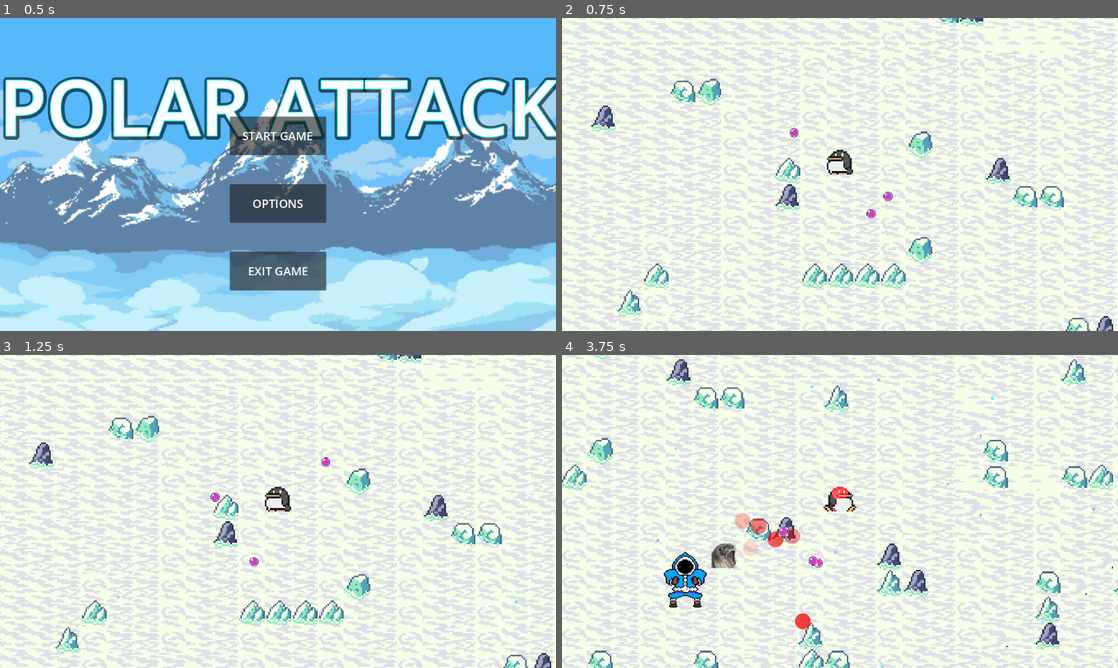
Above: before the commit, frames 1-4 (two rows, left to right).
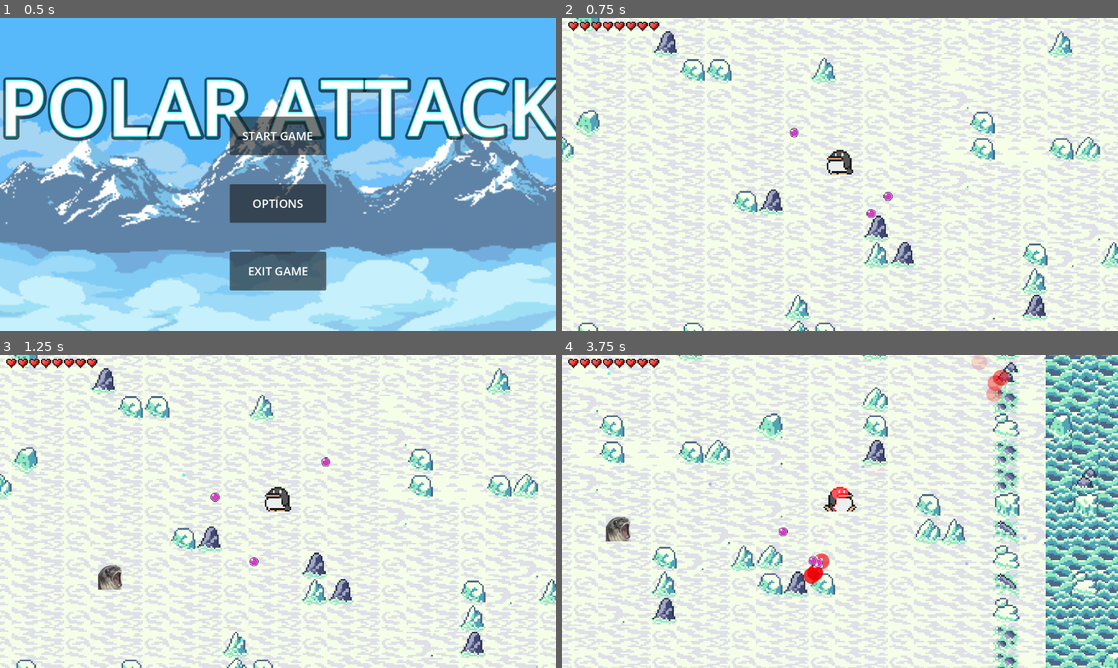
Above: after the commit, the same moments.

Repository: fossaplex/PolarAttack
Game: Godot game, scene res://Scenes/MainMenu/main_menu.tscn
Two runs of this game, one before a commit and one after it. Both use one fixed random seed, a clock stepped at 60 frames per second and the inputs below.
Inputs (mouse positions are in pixels of both pictures, inside the frame that each line leads up to):
- Up to frame 1 (0.5 s): no input
- Up to frame 2 (0.75 s): click "START GAME" at 0.5 s
- Up to frame 3 (1.25 s): no input
- Up to frame 4 (3.75 s): tap Enter at 1.25 s; move the mouse to (962, 495) at 1.27 s; press the mouse at (962, 495) at 1.28 s; hold D (move_right) 1.28-2.03 s; move the mouse to (728, 527) at 2.02 s; release the mouse at (728, 527) at 2.03 s; hold S (move_down) 2.03-2.78 s; right-click (728, 527) at 2.1 s; move the mouse to (895, 442) at 2.77 s; press the mouse at (895, 442) at 2.78 s; hold D (move_right) 2.78-3.53 s; move the mouse to (812, 574) at 3.52 s; release the mouse at (812, 574) at 3.53 s; hold W (move_up) from 3.53 s (still down); right-click (812, 574) at 3.6 s; click (812, 574) at 3.67 s

Frame 1 is identical in both runs. In frame 2, 41% of the frame differs, in the area x 0-100%, y 0-100%; in frame 3, 42%; in frame 4, 53%.

Commit message:
added health system base

Diff:
--- /dev/null
+++ b/Scenes/HUD/HUD.tscn
@@ -0,0 +1,11 @@
+[gd_scene load_steps=2 format=3 uid="uid://b3rgaiu2l3rq"]
+
+[ext_resource type="PackedScene" uid="uid://dqk7vvugrnxnu" path="res://Scenes/Hearts/Heart/Heart.tscn" id="1_gtvn8"]
+
+[node name="Hud" type="CanvasLayer"]
+
+[node name="ScoreLabel" type="Label" parent="."]
+offset_right = 40.0
+offset_bottom = 23.0
+
+[node name="Node2D" parent="." instance=ExtResource("1_gtvn8")]
--- /dev/null
+++ b/Scenes/Hearts/Heart/Heart.gd
@@ -0,0 +1,34 @@
+extends Node2D
+
+# Export an integer property that will represent the HeartState enum in the editor.
+var heart_state = 0 : set = set_heart_state, get = get_heart_state
+var is_ready = false
+
+func _ready():
+	is_ready = true
+	# Any other ready-time initializations.
+# Use a separate variable to hold the health state as a string, if necessary.
+func showHeart(value):
+	if is_ready:
+		match value:
+			2: # FUll
+				$HeartFull.visible = true
+				$HeartHalfFull.visible = false
+				$HeartEmpty.visible = false
+			1: # HALF FULL
+				$HeartFull.visible = false
+				$HeartHalfFull.visible = true
+				$HeartEmpty.visible = false
+			0: # EMPTY
+				$HeartFull.visible = false
+				$HeartHalfFull.visible = false
+				$HeartEmpty.visible = true
+
+# Getter function for heart_state, ensuring it returns the current health state.
+func get_heart_state() -> String:
+	return heart_state
+
+# Setter function for heart_state, ensures it only accepts valid enum values.
+func set_heart_state(value):
+		heart_state = value
+		showHeart(value)
--- /dev/null
+++ b/Scenes/Hearts/Heart/Heart.tscn
@@ -0,0 +1,25 @@
+[gd_scene load_steps=5 format=3 uid="uid://dqk7vvugrnxnu"]
+
+[ext_resource type="Script" path="res://Scenes/Hearts/Heart/Heart.gd" id="1_n77ok"]
+[ext_resource type="Texture2D" uid="uid://bjkcdxkooqr0" path="res://Graphics/Spritesheets/heart_full.png" id="2_1cbur"]
+[ext_resource type="Texture2D" uid="uid://cqcogqcwu2lge" path="res://Graphics/Spritesheets/heart_half_full.png" id="3_h5ojh"]
+[ext_resource type="Texture2D" uid="uid://c11gsfidn5wea" path="res://Graphics/Spritesheets/heart_empty.png" id="4_nhjjh"]
+
+[node name="Node2D" type="Node2D"]
+scale = Vector2(0.1, 0.1)
+script = ExtResource("1_n77ok")
+
+[node name="HeartFull" type="Sprite2D" parent="."]
+texture = ExtResource("2_1cbur")
+region_enabled = true
+region_rect = Rect2(314, 328, 64, 57)
+
+[node name="HeartHalfFull" type="Sprite2D" parent="."]
+texture = ExtResource("3_h5ojh")
+region_enabled = true
+region_rect = Rect2(315, 328, 64, 57)
+
+[node name="HeartEmpty" type="Sprite2D" parent="."]
+texture = ExtResource("4_nhjjh")
+region_enabled = true
+region_rect = Rect2(315, 328, 63, 57)
--- /dev/null
+++ b/Scenes/Hearts/HeartsContainer.gd
@@ -0,0 +1,49 @@
+extends Node2D
+
+@export var total_health = 16
+@export var heart_width = 5
+@export var padding = 2
+var current_health = total_health
+var total_hearts = ceil(total_health / 2.0)
+var heart_scene = preload("res://Scenes/Hearts/Heart/Heart.tscn")
+
+var hearts = []
+
+
+
+# Called when the node enters the scene tree for the first time.
+func _ready():
+	for i in range(total_hearts):
+			var heart_instance = heart_scene.instantiate()
+			add_child(heart_instance)
+			hearts.append(heart_instance)
+			var x_position = i * (heart_width + padding)
+			heart_instance.position = Vector2(x_position, 0)
+	set_health(total_health)
+		# Position the hearts appropriately here
+
+func set_health(health_points):
+	var total_points = health_points
+	for heart in hearts:
+		if total_points >= 2:
+			heart.set_heart_state(2)
+			total_points -= 2
+		elif total_points == 1:
+			heart.set_heart_state(1)
+			total_points -= 1
+		else:
+			heart.set_heart_state(0)
+
+func get_health():
+	return current_health
+
+func subtract_health(value):
+	current_health -= value
+	set_health(current_health)
+
+func add_health(value):
+	current_health += value
+	set_health(current_health)
+# Called every frame. 'delta' is the elapsed time since the previous frame.
+func _process(delta):
+	pass
--- /dev/null
+++ b/Scenes/Hearts/HeartsContainer.tscn
@@ -0,0 +1,6 @@
+[gd_scene load_steps=2 format=3 uid="uid://c4xpq8iffsd5t"]
+
+[ext_resource type="Script" path="res://Scenes/Hearts/HeartsContainer.gd" id="1_3h64p"]
+
+[node name="HeartsContainer" type="Node2D"]
+script = ExtResource("1_3h64p")
--- a/Scenes/Levels/Level.tscn
+++ b/Scenes/Levels/Level.tscn
@@ -4,7 +4,7 @@
 [ext_resource type="PackedScene" uid="uid://bw72hruorpjco" path="res://Scenes/Player/Player.tscn" id="1_siijq"]
 [ext_resource type="PackedScene" uid="uid://3j3i1mox6gns" path="res://Scenes/Map/map.tscn" id="2_gs7rd"]
 [ext_resource type="AudioStream" uid="uid://dt1cy7i75mhnu" path="res://Sounds/song_1.mp3" id="3_dm7rh"]
-[ext_resource type="Texture2D" uid="uid://bjkcdxkooqr0" path="res://Graphics/Spritesheets/heart_full.png" id="4_qe6vn"]
+[ext_resource type="PackedScene" uid="uid://c4xpq8iffsd5t" path="res://Scenes/Hearts/HeartsContainer.tscn" id="5_d1brm"]
 [ext_resource type="PackedScene" uid="uid://b7dv846tam46k" path="res://Scenes/Spawner/Enemy Spawner.tscn" id="5_xa74c"]
 [ext_resource type="AudioStream" uid="uid://bit6conjtq8a0" path="res://Sounds/blizzard ominous.mp3" id="6_05ye3"]
 
@@ -40,43 +40,20 @@
 [node name="Player" parent="." instance=ExtResource("1_siijq")]
 z_index = 1
 y_sort_enabled = true
-position = Vector2(-152, -86)
+position = Vector2(50, -9)
 
 [node name="Camera2D" type="Camera2D" parent="Player"]
+z_index = 2
 scale = Vector2(21.9447, -0.00869699)
 zoom = Vector2(3.41, 3.41)
 
-[node name="Sprite2D" type="Sprite2D" parent="Player/Camera2D"]
-position = Vector2(-100, -53)
-scale = Vector2(0.1, 0.1)
-texture = ExtResource("4_qe6vn")
-region_enabled = true
-region_rect = Rect2(314.81, 328.567, 63.5649, 56.6212)
-
-[node name="Sprite2D2" type="Sprite2D" parent="Player/Camera2D"]
-position = Vector2(-93, -53)
-scale = Vector2(0.1, 0.1)
-texture = ExtResource("4_qe6vn")
-region_enabled = true
-region_rect = Rect2(314.81, 328.567, 63.5649, 56.6212)
-
-[node name="Sprite2D3" type="Sprite2D" parent="Player/Camera2D"]
-position = Vector2(-86, -53)
-scale = Vector2(0.1, 0.1)
-texture = ExtResource("4_qe6vn")
-region_enabled = true
-region_rect = Rect2(314.81, 328.567, 63.5649, 56.6212)
-
-[node name="Sprite2D4" type="Sprite2D" parent="Player/Camera2D"]
-position = Vector2(-79, -53)
-scale = Vector2(0.1, 0.1)
-texture = ExtResource("4_qe6vn")
-region_enabled = true
-region_rect = Rect2(314.81, 328.567, 63.5649, 56.6212)
+[node name="HeartsContainer" parent="Player/Camera2D" instance=ExtResource("5_d1brm")]
+position = Vector2(-7.38219, 10348.4)
+scale = Vector2(0.0455691, -114.982)
 
 [node name="BackgroundMusic" type="AudioStreamPlayer" parent="."]
 stream = ExtResource("3_dm7rh")
-volume_db = -23.251
+volume_db = -23.357
 pitch_scale = 0.6
 autoplay = true
 mix_target = 2
--- a/Scenes/Orb/Orb.gd
+++ b/Scenes/Orb/Orb.gd
@@ -8,9 +8,13 @@
 @export var orbit_angle = 0.0  # Current angle in the orbit
 
 var player  # Reference to the player node
+var hud # Reference to HUD
+@onready var hearts = get_node("/root/Level/Player/Camera2D/HeartsContainer")
 
 func _ready():
 	player = get_node("/root/Level/Player")  # Adjust the path to correctly point to your player node
+	hud = get_node("/root/Level/Player/Camera2D/HUD")
+
 
 func _process(delta):
 	# Update the current angle based on the orbit speed
@@ -29,6 +33,8 @@
 func _on_body_entered(body: Node2D):
 	if body.is_in_group("enemies"):
 		body.queue_free()
+		hearts.subtract_health(1)
+		#hud.update_score(5)
 		var audio_player = get_parent().get_node("SoundKill")
 		if audio_player:
 			audio_player.play()
@@ -38,6 +44,7 @@
 	var parent = area.get_parent()
 	if parent.is_in_group("enemies"):
 		parent.queue_free()
+		hearts.subtract_health(1)
 		var audio_player = get_parent().get_node("SoundKill")
 		if audio_player:
 			audio_player.play()
